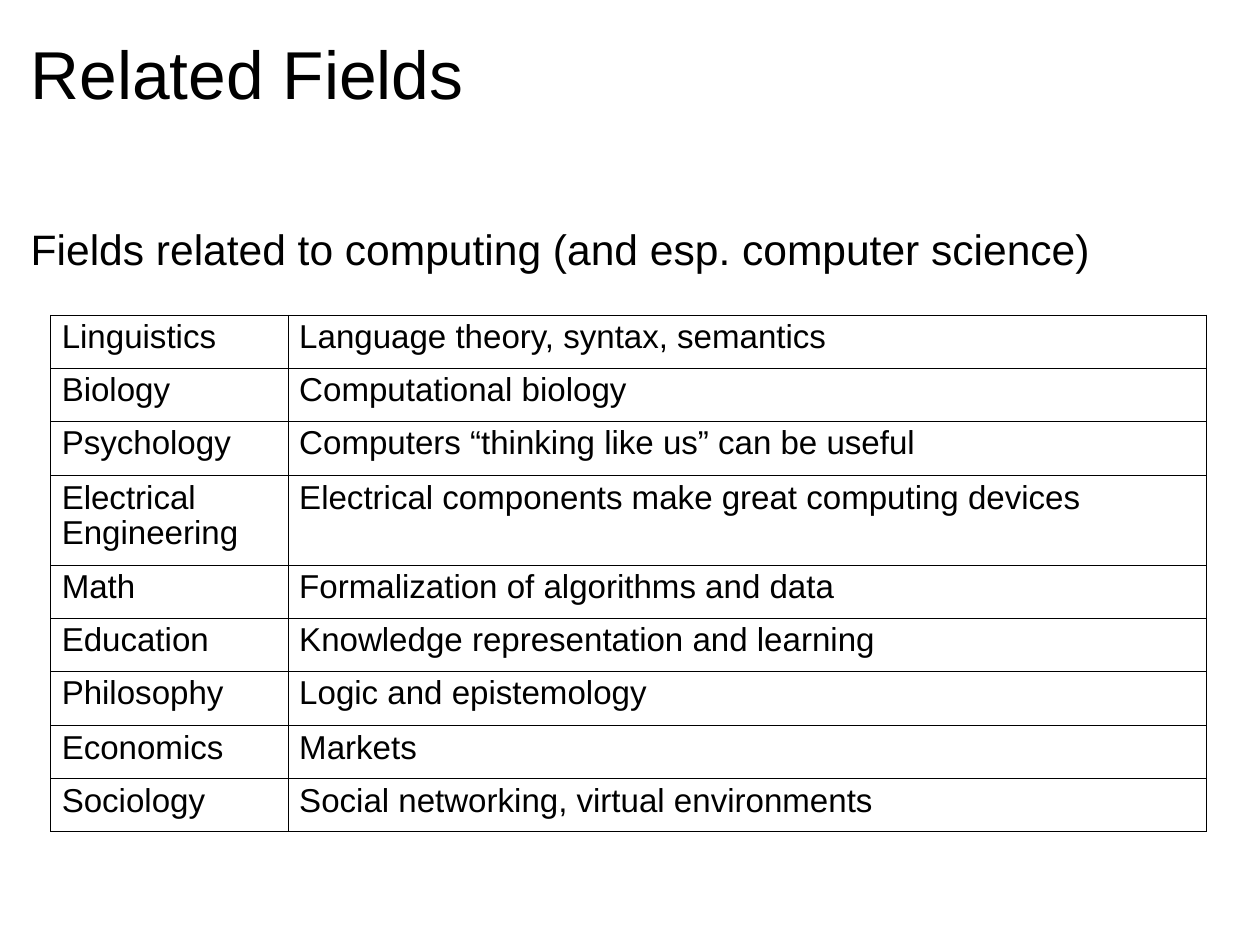
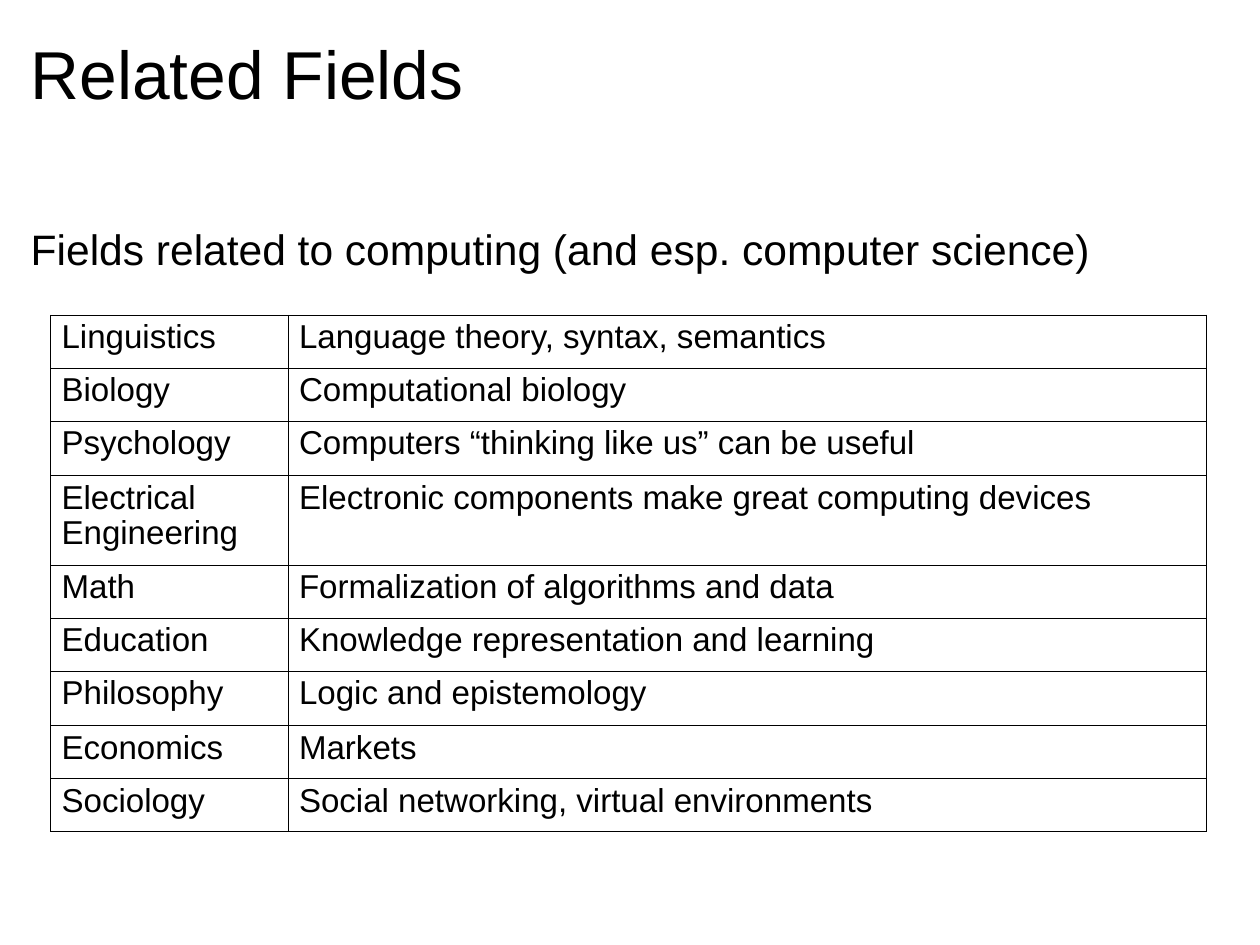
Before and after one commit to dondi/javascript-book, a slide deck: slide 10 of presentations/Chapter_1_Presentation.ppt. Drawn at 1260x945 pixels with LibreOffice and Linux fonts; fonts in the diff are those of the drawing; background and template pictures are left out. Boxes give left, top, right and bottom in pixels: in the first picture for what was removed or moved away, otherwise in the second. Text is boxed around its words. In the diff, an @@ line names an element or a change of style, - is before the commit and + after.

Commit message:
Add hyperlinks back in.  Adjust table cell padding.  Fix other Google Docs nonsense.

```diff
--- a/presentations/Chapter_1_Presentation.ppt
+++ b/presentations/Chapter_1_Presentation.ppt
@@ table at [50,315,1206,832] @@
-row 4, column 2: Electrical components make great computing devices
+row 4, column 2: Electronic components make great computing devices
```
Also in this commit, not shown: 6 other slides changed.
